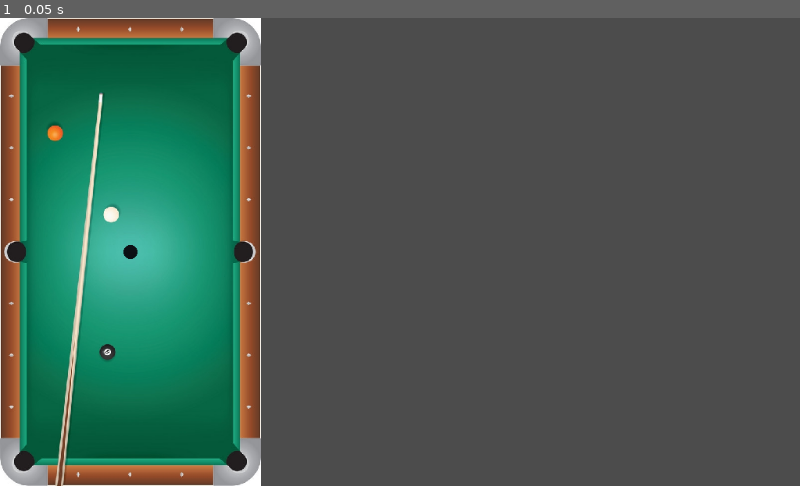
Above: before the commit, frame 1.
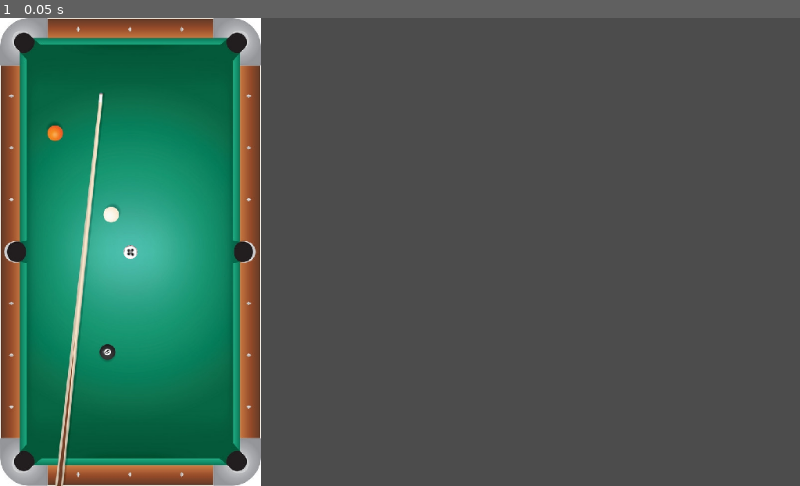
Above: after the commit, the same moment.

Repository: Crystalhail/GMTK2022
Game: Godot game, scene res://MainScene.tscn
Same seed, same stepped clock (60 frames per second), same inputs: the game is played once before the commit and once after it.
Inputs:
- Up to frame 1 (0.05 s): no input

The runs differ from the first frame. In frame 1, less than 0.1% of the frame differs, in the area x 15-18%, y 48-52%.

Commit message:
Ball goes in hole

Diff:
--- a/BallBase.tscn
+++ b/BallBase.tscn
@@ -1,6 +1,12 @@
-[gd_scene load_steps=3 format=2]
+[gd_scene load_steps=6 format=2]
 
 [ext_resource path="res://BallBase.gd" type="Script" id=1]
+[ext_resource path="res://Ball/Ball.obj" type="ArrayMesh" id=2]
+[ext_resource path="res://Ball/None-color.png" type="Texture" id=3]
+
+[sub_resource type="SpatialMaterial" id=2]
+flags_unshaded = true
+albedo_texture = ExtResource( 3 )
 
 [sub_resource type="SphereShape" id=1]
 radius = 0.09
@@ -8,10 +14,10 @@
 [node name="BallBase" type="RigidBody"]
 script = ExtResource( 1 )
 
-[node name="CSGSphere" type="CSGSphere" parent="."]
-radius = 0.09
-radial_segments = 24
-rings = 12
+[node name="Mesh" type="MeshInstance" parent="."]
+transform = Transform( 0.09, 0, 0, 0, 0.09, 0, 0, 0, 0.09, 0, 0, 0 )
+mesh = ExtResource( 2 )
+material/0 = SubResource( 2 )
 
 [node name="CollisionShape" type="CollisionShape" parent="."]
 shape = SubResource( 1 )
--- a/MainScene.tscn
+++ b/MainScene.tscn
@@ -23,6 +23,9 @@
 
 [sub_resource type="BoxShape" id=6]
 extents = Vector3( 3, 1, 6 )
+
+[sub_resource type="BoxShape" id=7]
+extents = Vector3( 5, 2, 8 )
 
 [node name="MainScene" type="Node2D"]
 
@@ -74,5 +77,39 @@
 transform = Transform( 1, 0, 0, 0, 1, 0, 0, 0, 1, 3.00298, 4.4964, -5.39569 )
 shape = SubResource( 6 )
 
+[node name="CollisionShape5" type="CollisionShape" parent="ViewportView/Viewport/3D/StaticBody"]
+transform = Transform( 1, 0, 0, 0, 1, 0, 0, 0, 1, 3.00376, -1.79856, -5.39569 )
+shape = SubResource( 7 )
+
 [node name="BallBase" parent="ViewportView/Viewport/3D" instance=ExtResource( 3 )]
-transform = Transform( 1, 0, 0, 0, 1, 0, 0, 0, 1, 0, 0.5, 0 )
+transform = Transform( 1, 0, 0, 0, 1, 0, 0, 0, 1, 0, 0.1, 0 )
+
+[node name="OmniLight" type="OmniLight" parent="ViewportView/Viewport/3D"]
+transform = Transform( 1, 0, 0, 0, 1, 0, 0, 0, 1, 1, 1, 1 )
+visible = false
+omni_range = 13.483
+
+[node name="OmniLight2" type="OmniLight" parent="ViewportView/Viewport/3D"]
+transform = Transform( 1, 0, 0, 0, 1, 0, 0, 0, 1, 0, 1, -2 )
+visible = false
+omni_range = 13.483
+
+[node name="OmniLight3" type="OmniLight" parent="ViewportView/Viewport/3D"]
+transform = Transform( 1, 0, 0, 0, 1, 0, 0, 0, 1, -2, 1, -3 )
+visible = false
+omni_range = 13.483
+
+[node name="OmniLight4" type="OmniLight" parent="ViewportView/Viewport/3D"]
+transform = Transform( 1, 0, 0, 0, 1, 0, 0, 0, 1, 2.07636, 1, -3.84245 )
+visible = false
+omni_range = 13.483
+
+[node name="OmniLight5" type="OmniLight" parent="ViewportView/Viewport/3D"]
+transform = Transform( 1, 0, 0, 0, 1, 0, 0, 0, 1, -2.23261, 1, 3.34745 )
+visible = false
+omni_range = 13.483
+
+[node name="OmniLight6" type="OmniLight" parent="ViewportView/Viewport/3D"]
+transform = Transform( 1, 0, 0, 0, 1, 0, 0, 0, 1, -1.74269, 1, 0.77455 )
+visible = false
+omni_range = 13.483
Not shown, added: Ball/Ball.mtl
Not shown, added: Ball/Ball.obj
Not shown, added: Ball/Ball.obj.import
Binary file added: Ball/None-color.png
Not shown, added: Ball/None-color.png.import
Binary file added: Ball/None-metallic.png
Not shown, added: Ball/None-metallic.png.import
Binary file added: Ball/None-roughness.png
Not shown, added: Ball/None-roughness.png.import
Not shown: 1 places in MainScene.tscn that only renumber resources
